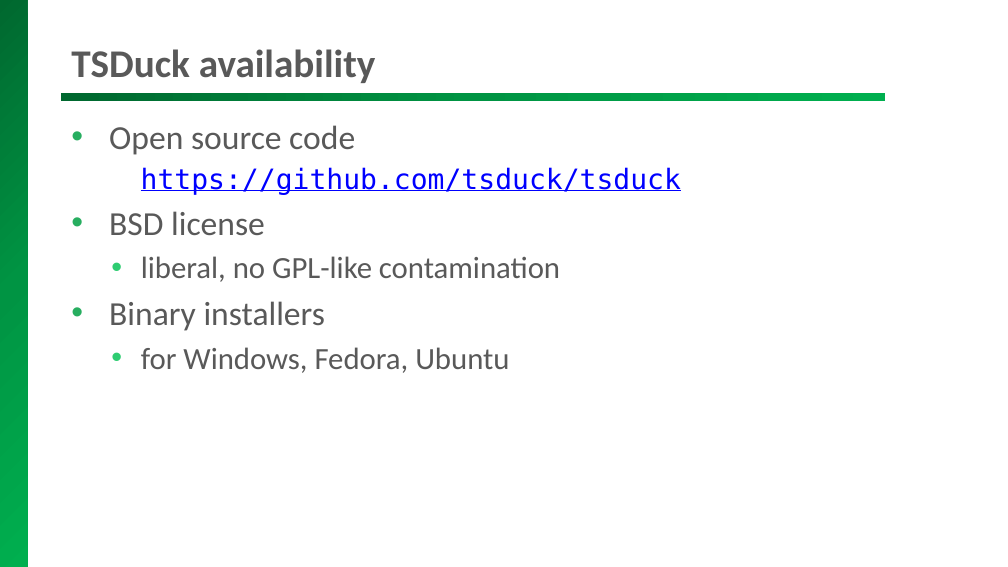
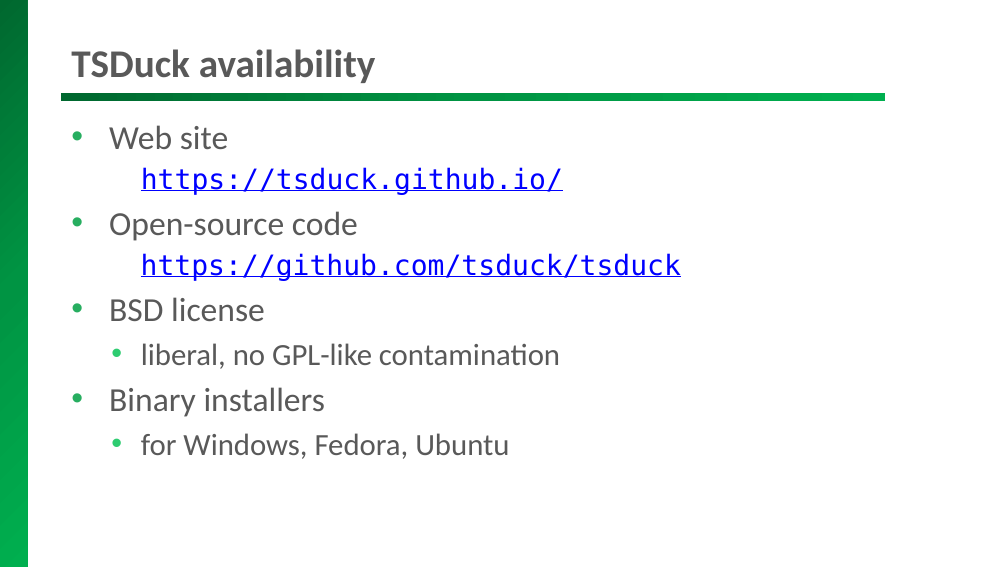
Before and after one commit to tsduck/tsduck, a slide deck: slide 5 of doc/tsduck-presentation.pptx. Drawn at 1008x567 pixels with LibreOffice and Linux fonts; fonts in the diff are those of the drawing; background and template pictures are left out. Boxes give left, top, right and bottom in pixels: in the first picture for what was removed or moved away, otherwise in the second. Text is boxed around its words. In the diff, an @@ line names an element or a change of style, - is before the commit and + after.

```diff
--- a/doc/tsduck-presentation.pptx
+++ b/doc/tsduck-presentation.pptx
@@ text at [109,125,563,241]: text changed; size 24 to 20 pt; font Calibri to DejaVu Sans Mono; text colour #595959 to #0000FF @@
-• Open source code
+• Web site
+  https://tsduck.github.io/
+• Open-source code
```
Also in this commit, not shown: 5 other slides changed, 2 slides added, 17 other files.
